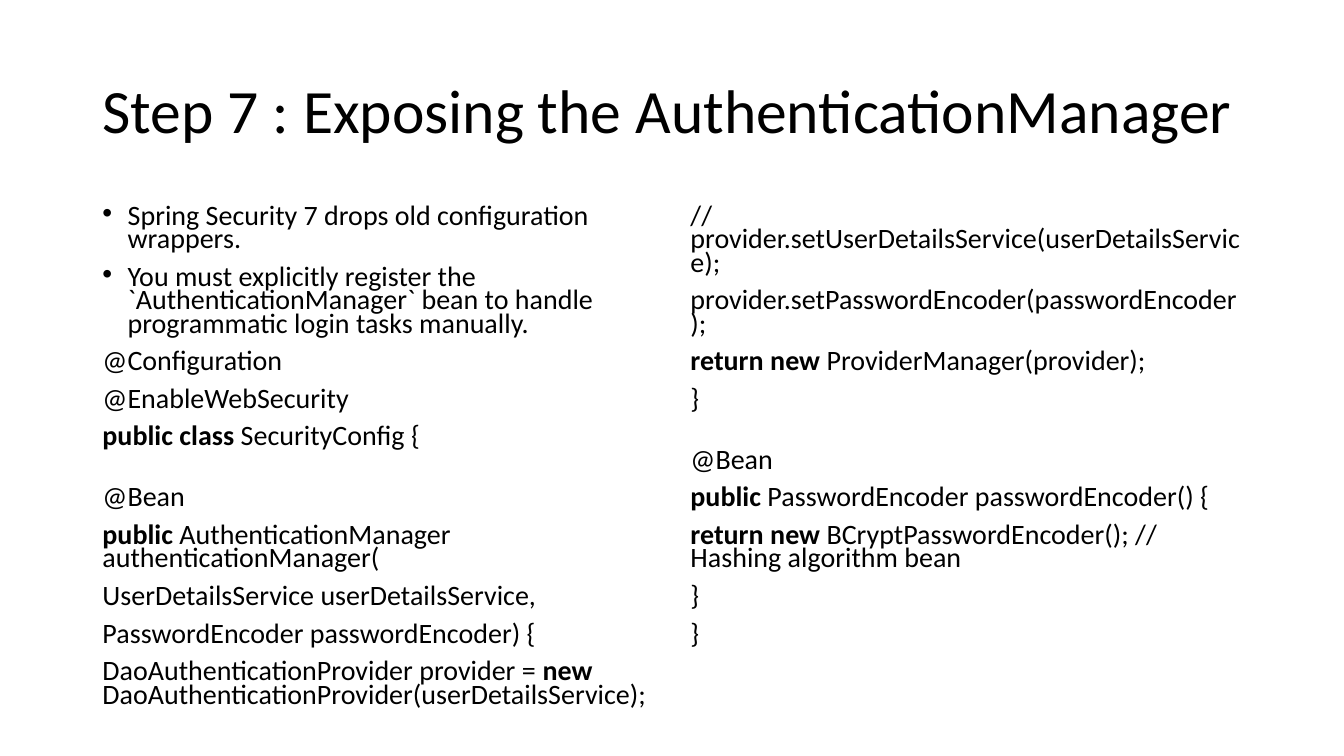
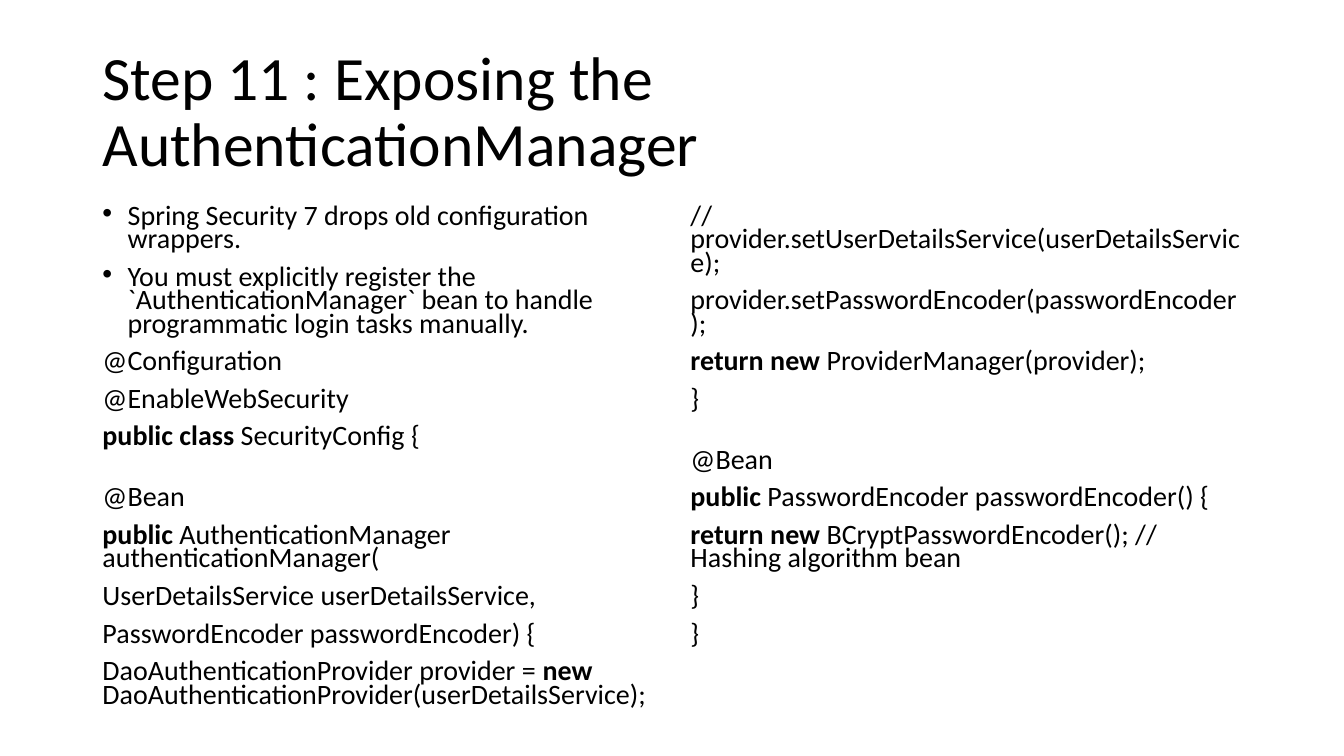
Before and after one commit to august-2026-training/PPTs, a slide deck: slide 13 of 3. Spring_Security_7_Securing_Rest_Endpoints.pptx (slide 8 before the commit). Drawn at 1344x756 pixels with LibreOffice and Linux fonts; fonts in the diff are those of the drawing. Boxes give left, top, right and bottom in pixels: in the first picture for what was removed or moved away, otherwise in the second. Text is boxed around its words. In the diff, an @@ line names an element or a change of style, - is before the commit and + after.

```diff
--- a/3. Spring_Security_7_Securing_Rest_Endpoints.pptx
+++ b/3. Spring_Security_7_Securing_Rest_Endpoints.pptx
@@ title at [102,57,698,177]: text changed @@
-Step 7 : Exposing the AuthenticationManager
+Step 11 : Exposing the AuthenticationManager
```
Also in this commit, not shown: 8 other slides changed, 5 slides added.
